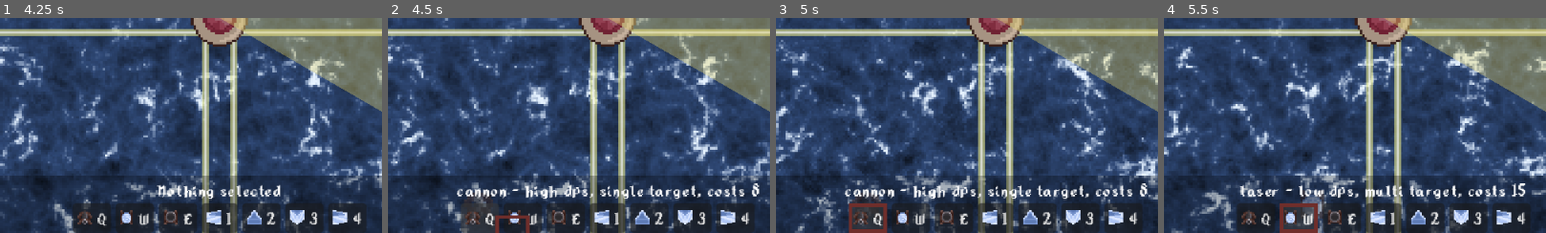
Above: before the commit, frames 1-4 (left to right).
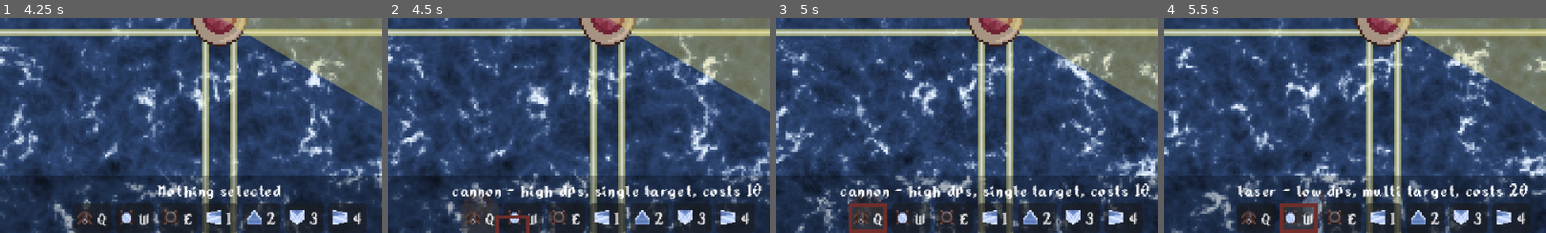
Above: after the commit, the same moments.

Repository: TrueHopolok/gj_solarnight
Game: Godot game, scene res://ui/main_menu/main_menu.tscn
Two runs of this game, one before a commit and one after it. Both use one fixed random seed, a clock stepped at 60 frames per second and the inputs below. Sound files missing from this copy of the repository are replaced by a short silence.
Inputs (mouse positions are % of the whole screen's width and height, from its top left):
- Up to frame 1 (4.25 s): click "Play" at 0.5 s; move the mouse to (72, 45) at 1.27 s; hold Right mouse button (delete_building) 1.28-2 s; click (72, 45) at 1.42 s; tap Enter at 2 s; drag from (30, 55) to (45, 70) at 2.02 s; move the mouse to (60, 28) at 2.77 s; press the mouse at (60, 28) at 2.78 s; release the mouse at (60, 28) at 3.5 s; click "Next wave" at 3.5 s
- Up to frame 2 (4.5 s): click "Q" at 4.25 s
- Up to frame 3 (5 s): no input
- Up to frame 4 (5.5 s): click "W" at 5 s
The pictures show only the part of the screen within x 21-71%, y 50-100%; the shares and areas given below are measured in that part.

Frame 1 is identical in both runs. In frame 2, 2.6% of the frame differs, in the area x 16-98%, y 76-85%; in frame 3, 2.7%; in frame 4, 2.3%.

Commit message:
#24: added wave notific without sfx themselves, change cost of towers and enemies for balance changes

Diff:
--- a/assets/build_list/build_list.tres
+++ b/assets/build_list/build_list.tres
@@ -21,7 +21,7 @@
 title = "cannon"
 description = "high dps, single target"
 scene = ExtResource("9_pblee")
-price = 8
+price = 10
 preview = SubResource("AtlasTexture_pblee")
 metadata/_custom_type_script = "uid://ddlsqsg032paw"
 
@@ -34,7 +34,7 @@
 title = "laser"
 description = "low dps, multi target"
 scene = ExtResource("10_fq1x2")
-price = 15
+price = 20
 preview = SubResource("AtlasTexture_fq1x2")
 metadata/_custom_type_script = "uid://ddlsqsg032paw"
 
@@ -47,7 +47,7 @@
 title = "mortar"
 description = "high dmg, manual fire"
 scene = ExtResource("11_c2mrs")
-price = 40
+price = 60
 preview = SubResource("AtlasTexture_c2mrs")
 metadata/_custom_type_script = "uid://ddlsqsg032paw"
 
--- a/scenes/game_manager/game_manager.gd
+++ b/scenes/game_manager/game_manager.gd
@@ -135,7 +135,8 @@
 signal wave_started(wave_started: int)
 signal wave_ended(wave_completed: int)
 
-const WAVE_MATERIALS: int = 5
+const WAVE_MATERIALS_EARLY: int = 5
+const WAVE_MATERIALS_LATER: int = 10
 const WAVE_MINIMAL_MATERIALS: int = 10
 
 var _wave_number: int = 0 # important to set as 0, so first wave would be 1
@@ -155,7 +156,11 @@
 	_wave_enemy_counter = 0
 	wave_started.emit(_wave_number)
 
-	var shopping_materials: int = max(WAVE_MINIMAL_MATERIALS, _wave_number * WAVE_MATERIALS)
+	var shopping_materials: int
+	if _wave_number <= ENEMY_BLIMP_WAVE:
+		shopping_materials = max(WAVE_MINIMAL_MATERIALS, _wave_number * WAVE_MATERIALS_EARLY)
+	else:
+		shopping_materials = _wave_number * WAVE_MATERIALS_LATER - ENEMY_BLIMP_WAVE * WAVE_MATERIALS_EARLY
 	print("STARTING WAVE: %d  |  sm=%d" % [_wave_number, shopping_materials])
 
 	var enemy_wave_shop: Array[EnemyItem] = _enemy_shop.duplicate()
--- a/scenes/main_game_scene/main_game_scene.tscn
+++ b/scenes/main_game_scene/main_game_scene.tscn
@@ -1,6 +1,7 @@
 [gd_scene format=3 uid="uid://cgicckc6q6ysf"]
 
 [ext_resource type="Script" uid="uid://bmj0fk04ljg6s" path="res://scenes/main_game_scene/main_game_scene.gd" id="1_7csvj"]
+[ext_resource type="Script" uid="uid://c3lpaec8bis6w" path="res://scenes/main_game_scene/wave_notificiations.gd" id="2_eow6e"]
 [ext_resource type="PackedScene" uid="uid://cpvo88ktvlqb4" path="res://scenes/game_manager/game_manager.tscn" id="2_k1t50"]
 [ext_resource type="PackedScene" uid="uid://bkl55wj7p4u1a" path="res://scenes/intense_music_player/intense_music_player.tscn" id="2_spbxy"]
 [ext_resource type="PackedScene" uid="uid://5yo5qwv1thla" path="res://scenes/ambient_player/ambient_player.tscn" id="3_jtc3g"]
@@ -40,6 +41,15 @@
 [node name="MainGameScene" type="Node2D" unique_id=521506140]
 script = ExtResource("1_7csvj")
 
+[node name="WaveNotificiations" type="Node" parent="." unique_id=1053424518]
+script = ExtResource("2_eow6e")
+
+[node name="WaveStartSFX" type="AudioStreamPlayer" parent="WaveNotificiations" unique_id=811474654]
+bus = &"SFX"
+
+[node name="WaveEndSFX" type="AudioStreamPlayer" parent="WaveNotificiations" unique_id=1468167545]
+bus = &"SFX"
+
 [node name="IntenseMusicPlayer" parent="." unique_id=745860557 instance=ExtResource("2_spbxy")]
 
 [node name="AmbientPlayer" parent="." unique_id=2136708715 instance=ExtResource("3_jtc3g")]
--- /dev/null
+++ b/scenes/main_game_scene/wave_notificiations.gd
@@ -0,0 +1,12 @@
+extends Node
+
+
+func _ready() -> void:
+	GameManager.get_instance().wave_started.connect(
+		func(_wave_number: int)->void:
+			$WaveStartSFX.play()
+	)
+	GameManager.get_instance().wave_ended.connect(
+		func(_wave_number: int)->void:
+			$WaveEndSFX.play()
+	)
Not shown, added: scenes/main_game_scene/wave_notificiations.gd.uid
